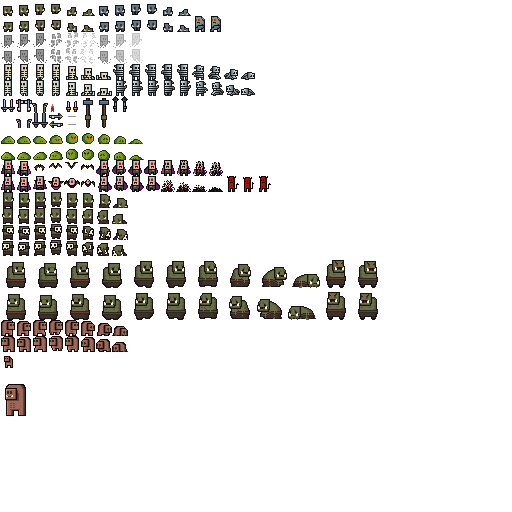
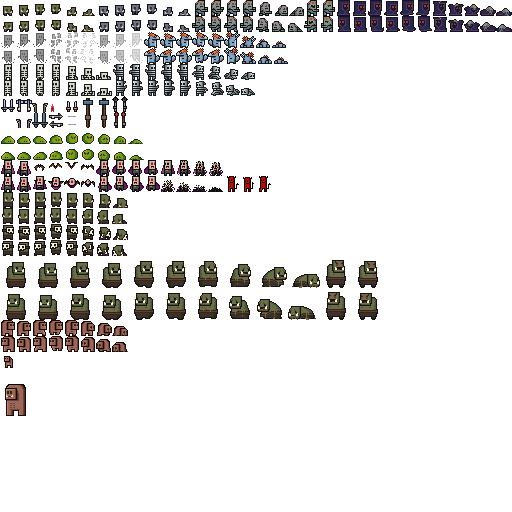
Layered file, before and after one edit (512×512). Changes by layer:
added layer "Zombi Master" above "Zombi" over [337, 0, 512, 32]
renamed "2017-12-12_17.35.26.png" to "Zombi", moved it above "Denzin", painted on it over [192, 0, 457, 32]
added layer "Blue Squark" above "Creature Weapons" over [144, 32, 288, 64]
painted on "Creature Weapons" over [114, 112, 126, 128]
